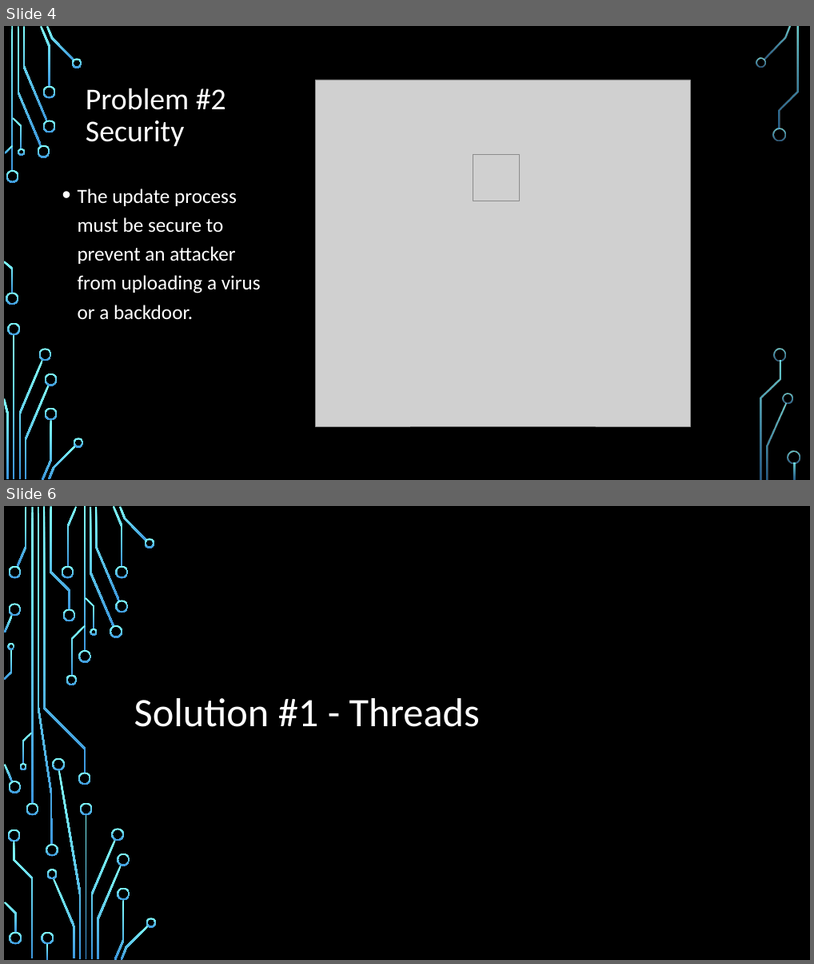
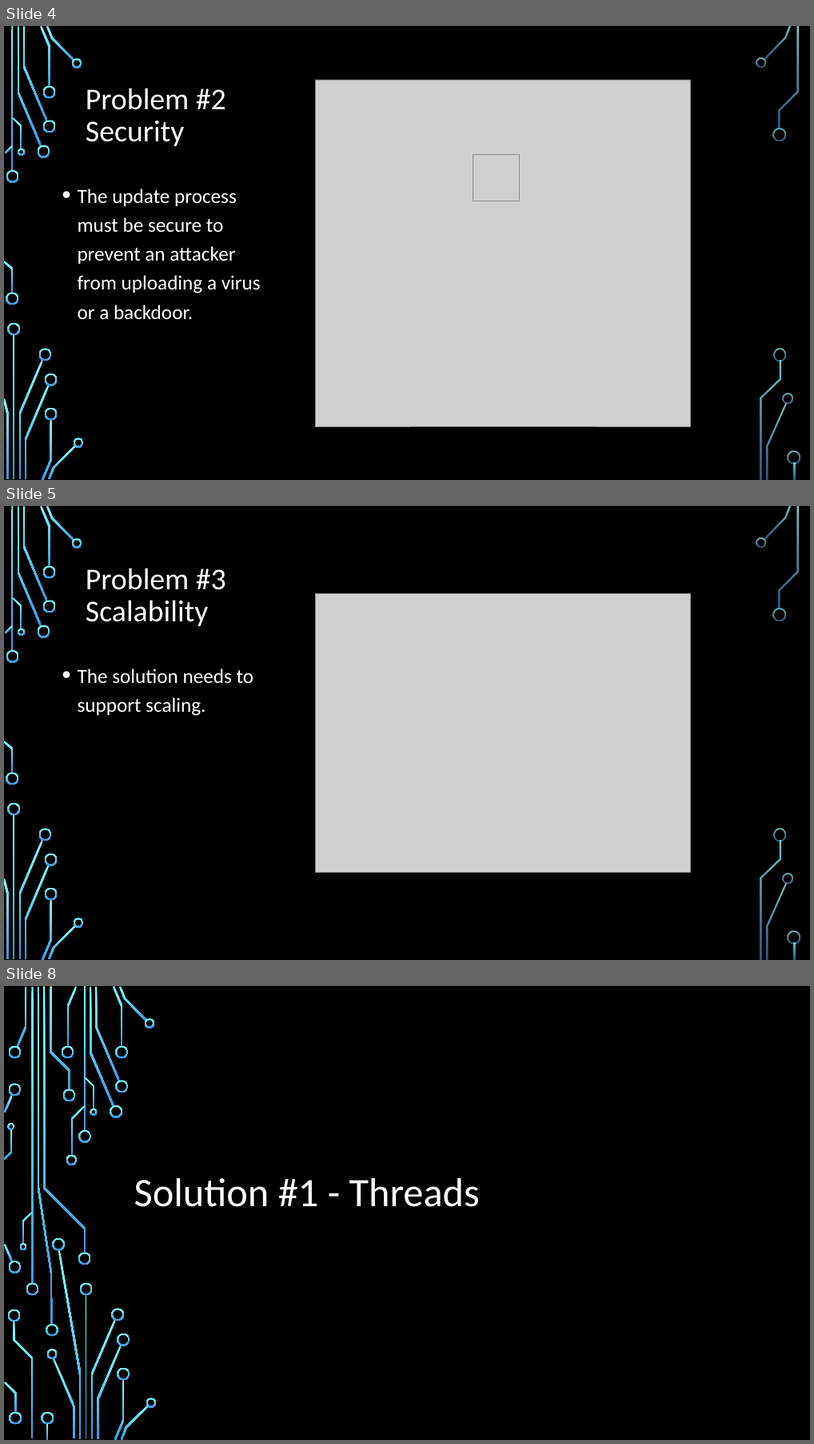
Before and after one commit to amit-sides/Updater, a slide deck: Presentation/Updater.pptx. Shown one above the other, each under a label of ours: slides 4 and 6 before the commit, slides 4, 5 and 8 after it; the slides between them are not shown. The pictures are 814x964 and 814x1444 pixels, drawn with LibreOffice and Linux fonts; fonts in the diff are those of the drawing; grey boxes stand for pictures; background and template pictures are left out. Boxes give left, top, right and bottom in pixels: in the first picture for what was removed or moved away, otherwise in the second. Text is boxed around its words. In the diff, an @@ line names an element or a change of style, - is before the commit and + after.

```diff
--- a/Presentation/Updater.pptx
+++ b/Presentation/Updater.pptx
@@ slide 5 added at box(4, 506, 810, 960), background picture (left out); not listed: 36 template elements that a slide beside it also shows @@
@@ title added at box(86, 568, 226, 626), 36 pt, text #FFFFFF @@
+Problem #3
+Scalability
@@ picture added at box(315, 594, 690, 872) @@
@@ text added at box(78, 668, 254, 716), 24 pt, text #FFFFFF @@
+• The solution needs to support scaling.
@@ what was slide 6 is now slide 8 @@
```
Also in this commit, not shown: 2 other slides added, 1 slide removed, 2 other files.
